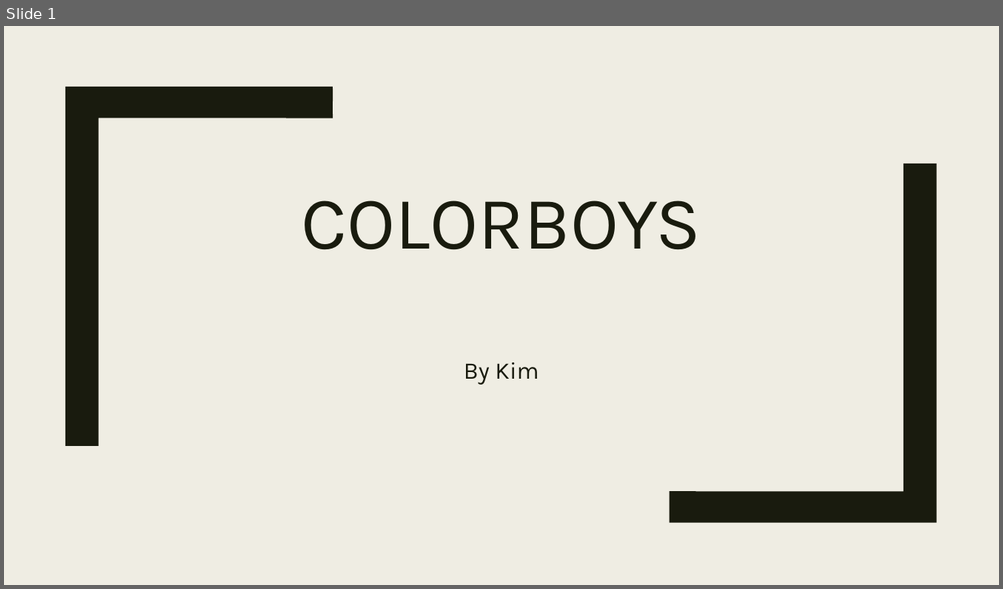
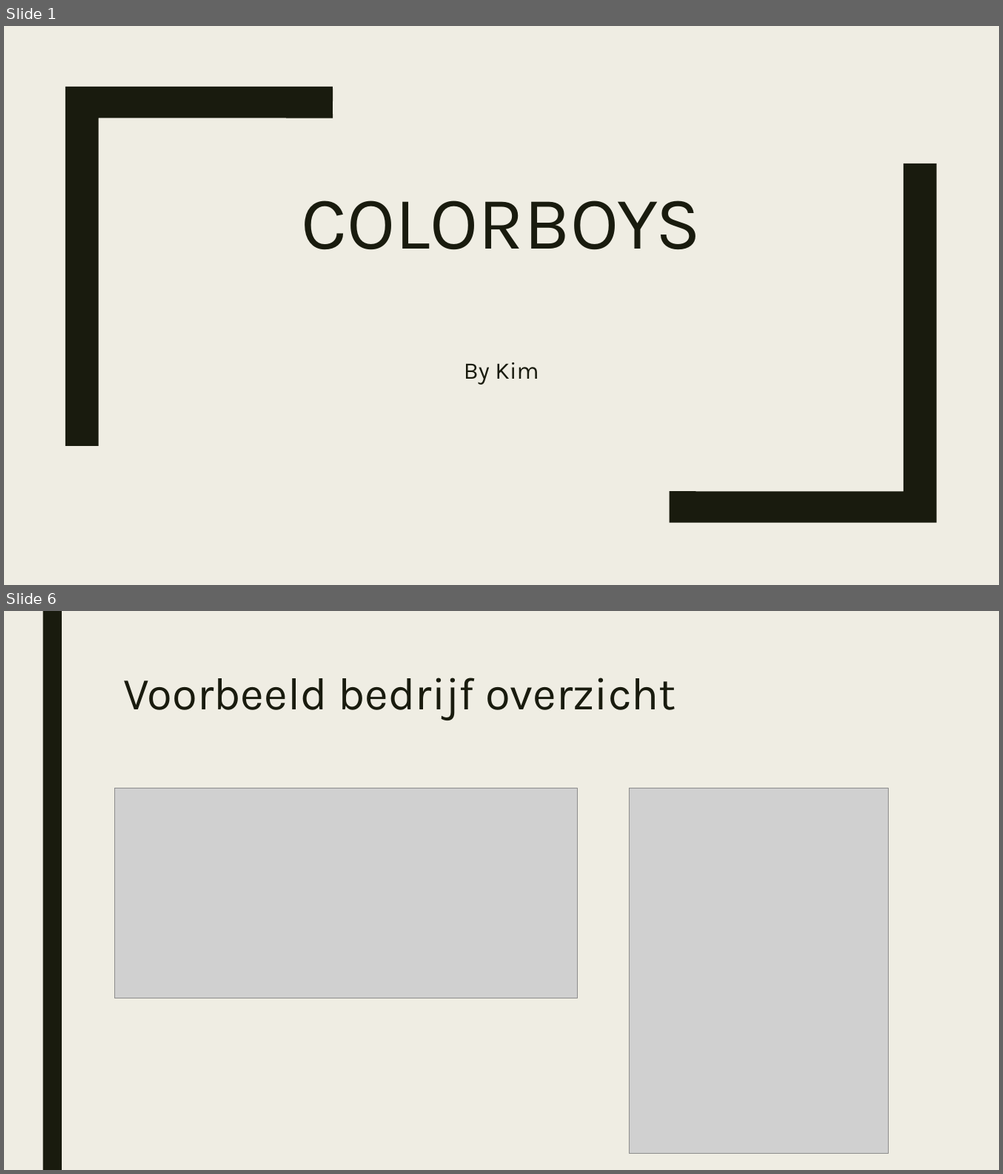
Before and after one commit to Tom0205/StageBeheer, a slide deck: Documenten/PitchPP.pptx. Shown one above the other, each under a label of ours: slide 1 before the commit, slides 1 and 6 after it; the slides between them are not shown. The pictures are 1003x589 and 1003x1174 pixels, drawn with LibreOffice and Linux fonts; fonts in the diff are those of the drawing; grey boxes stand for pictures. Boxes give left, top, right and bottom in pixels: in the first picture for what was removed or moved away, otherwise in the second. Text is boxed around its words. In the diff, an @@ line names an element or a change of style, - is before the commit and + after.

```diff
--- a/Documenten/PitchPP.pptx
+++ b/Documenten/PitchPP.pptx
@@ slide 6 added at (4,611,999,1170), background #EFEDE3 @@
@@ rectangle added at (42,611,62,1170), fill #191B0E @@
@@ title added at (123,678,676,721), 44 pt, text #191B0E @@
+Voorbeeld bedrijf overzicht
@@ picture added at (114,789,577,999) @@
@@ picture added at (629,789,888,1154) @@
```
Also in this commit, not shown: 1 slide changed, 3 other slides added, 2 slides removed, 1 other file.
